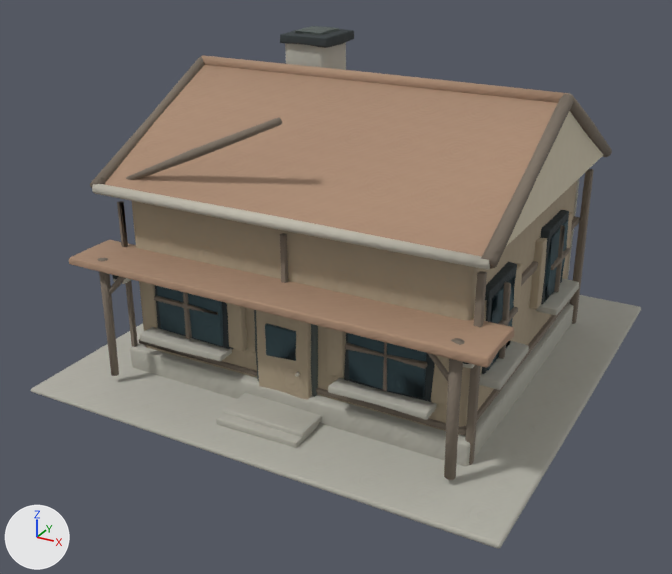
The glTF model assets/styles/bright_clay/models/district_art_2.glb, before and after one commit.
Both versions are drawn from a 50 mm lens placed at (10.45, -20.61, 11.97), pointed at (-0.23, -1.19, 2.26). Lighting does not change. The marker at lower left points along +X, +Y and +Z. The older version comes first. Where no turn or scale is listed for an object, it has been applied to the vertices. Vertices at exactly the same position are counted once.

Objects in the first picture: 'dark', 'glass', 'metal', 'plaster', 'roof', 'stone', 'timber', 'trim', 'wood'.
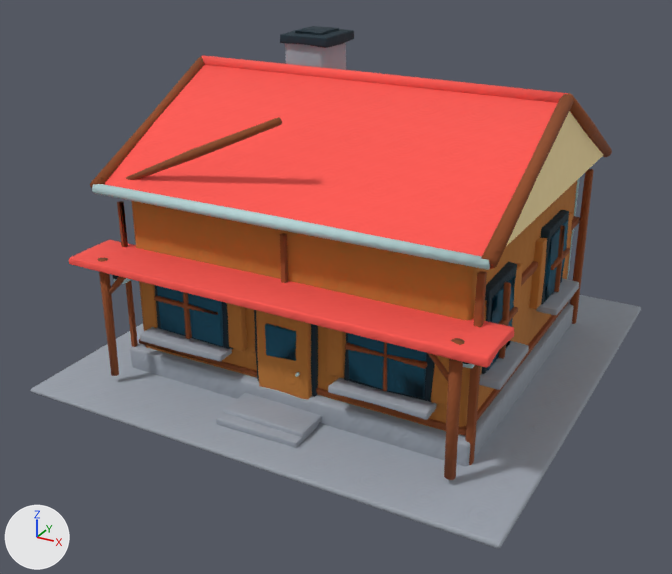
Patch to the scene script:
```diff
--- a/assets/styles/bright_clay/models/district_art_2.glb.py
+++ b/assets/styles/bright_clay/models/district_art_2.glb.py
@@ me_cube_233 @@
 me_cube_233.from_pydata(...)  # 1842 vertices, 3632 faces; spans x -6.25..6.25, y -6.25..6.25, z -0.05..8.15
+# me_cube_233 part 1: 3632 faces centred in x -6.25..6.25, y -6.25..6.25, z -0.05..8.13 are repainted in the vertex colours; the middle colour goes from grey #b2b0a5 to grey #9ca3ad
 me_cube_233.materials.append(mat_handworked_clay)
@@ me_cube_235 @@
 me_cube_235.from_pydata(...)  # 3552 vertices, 6996 faces; spans x -5.15..5.15, y -5.12..4.62, z -3.25..4.33
+# me_cube_235 part 2: 6996 faces centred in x -5.13..5.14, y -5.11..4.61, z -3.24..4.32 are repainted in the vertex colours; the middle colour goes from brown #7d7265 to brown #8f4b24
 me_cube_235.materials.append(mat_handworked_clay)
@@ me_plastered_gable @@
 me_plastered_gable.from_pydata(...)  # 12 vertices, 8 faces; spans x -5.0..5.0, y -4.55..4.55, z 5.15..7.45
+# me_plastered_gable part 3: 6 faces centred in x -4.97..4.99, y -2.28..2.28, z 5.53..6.68 are repainted in the vertex colours; the middle colour goes from pale yellow #d5cbb3 to beige #ffe8ac
+# me_plastered_gable part 4: 2 faces centred in x -4.97..4.98, y -2.28..0.0, z 5.53..6.68 are repainted in the vertex colours; the middle colour goes from beige #d4cab2 to beige #ffe7ac
 me_plastered_gable.materials.append(mat_handworked_clay)
@@ me_cylinder_009 @@
 me_cylinder_009.from_pydata(...)  # 221 vertices, 420 faces; spans x -5.4..5.4, y -5.35..4.55, z -4.14..0.15
+# me_cylinder_009 part 5: 420 faces centred in x -5.4..5.39, y -5.34..3.79, z -4.13..0.15 are repainted in the vertex colours; the middle colour goes from beige #aa8b72 to red #ff574f
 me_cylinder_009.materials.append(mat_handworked_clay)
@@ me_cube_258 @@
 me_cube_258.from_pydata(...)  # 1362 vertices, 2688 faces; spans x -2.06..7.46, y -8.53..0.06, z -0.88..1.5
+# me_cube_258 part 6: 2688 faces centred in x -2.05..7.44, y -8.52..0.04, z -0.87..1.5 are repainted in the vertex colours; the middle colour goes from dark cyan #3c5259 to dark cyan #12536c
 me_cube_258.materials.append(mat_handworked_clay)
@@ me_cube_284 @@
 me_cube_284.from_pydata(...)  # 2392 vertices, 4712 faces; spans x -9.3..0.1, y -2.76..5.72, z -2.65..2.15
+# me_cube_284 part 7: 4712 faces centred in x -9.29..0.1, y -2.74..5.71, z -2.65..2.15 are repainted in the vertex colours; the middle colour goes from beige #ad9e85 to orange #be7833
 me_cube_284.materials.append(mat_handworked_clay)
@@ me_cube_292 @@
 me_cube_292.from_pydata(...)  # 286 vertices, 564 faces; spans x -2.4..0.82, y -0.09..5.51, z -1.4..6.74
+# me_cube_292 part 8: 564 faces centred in x -2.4..0.82, y -0.09..5.51, z -1.39..6.73 are repainted in the vertex colours; the middle colour goes from dark grey #555e5a to dark blue #182d38
 me_cube_292.materials.append(mat_handworked_clay)
@@ me_cylinder_022 @@
 me_cylinder_022.from_pydata(...)  # 408 vertices, 788 faces; spans x -9.35..0.65, y -8.83..0.51, z -2.35..2.52
+# me_cylinder_022 part 9: 788 faces centred in x -9.35..0.65, y -8.82..0.5, z -2.35..2.51 are repainted in the vertex colours; the middle colour goes from light grey #c0bbad to pale blue #b8d6d8
 me_cylinder_022.materials.append(mat_handworked_clay)
@@ me_cube_305 @@
 me_cube_305.from_pydata(...)  # 1614 vertices, 3184 faces; spans x -2.72..6.72, y -5.59..3.18, z -6.82..0.12
+# me_cube_305 part 10: 3184 faces centred in x -2.72..6.72, y -5.59..3.17, z -6.82..0.11 are repainted in the vertex colours; the middle colour goes from dark grey #323a3b to dark blue #182d38
 me_cube_305.materials.append(mat_handworked_clay)
```

Where the change shows, as pixel boxes (x1, y1, x2, y2) in the pictures (672 x 574 px):
part 1 of me_cube_233, recoloured: (31, 43, 641, 549) in both
part 2 of me_cube_235, recoloured: (90, 57, 612, 480) in both
part 3 of me_plastered_gable, recoloured (pale yellow to beige): (506, 132, 603, 246) in both
part 4 of me_plastered_gable, recoloured: (544, 111, 584, 164) in both
part 5 of me_cylinder_009, recoloured (beige to red): (69, 55, 568, 368) in both
part 6 of me_cube_258, recoloured: (157, 220, 568, 395) in both
part 7 of me_cube_284, recoloured (beige to orange): (132, 181, 577, 435) in both
part 8 of me_cube_292, recoloured: (254, 26, 339, 397) in both
part 9 of me_cylinder_022, recoloured: (92, 178, 580, 377) in both
part 10 of me_cube_305, edited (looks the same): (113, 29, 569, 402) in both
